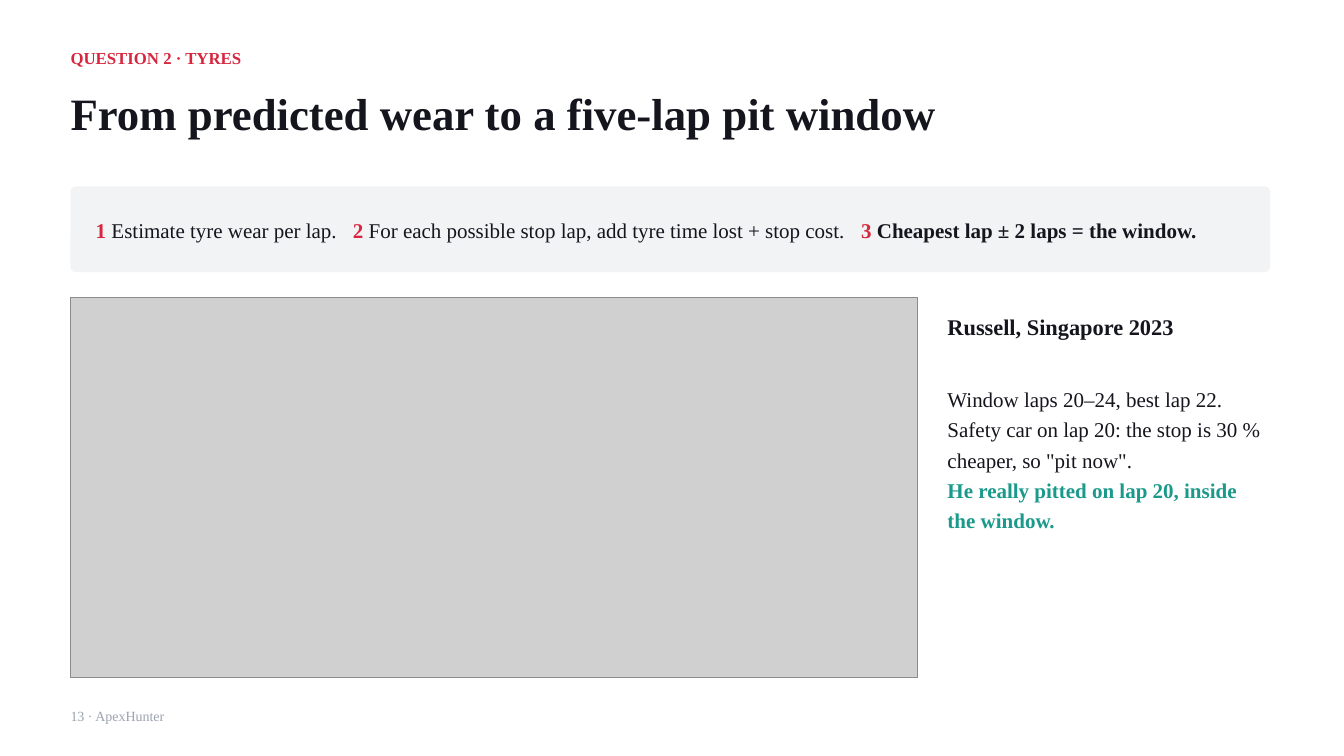
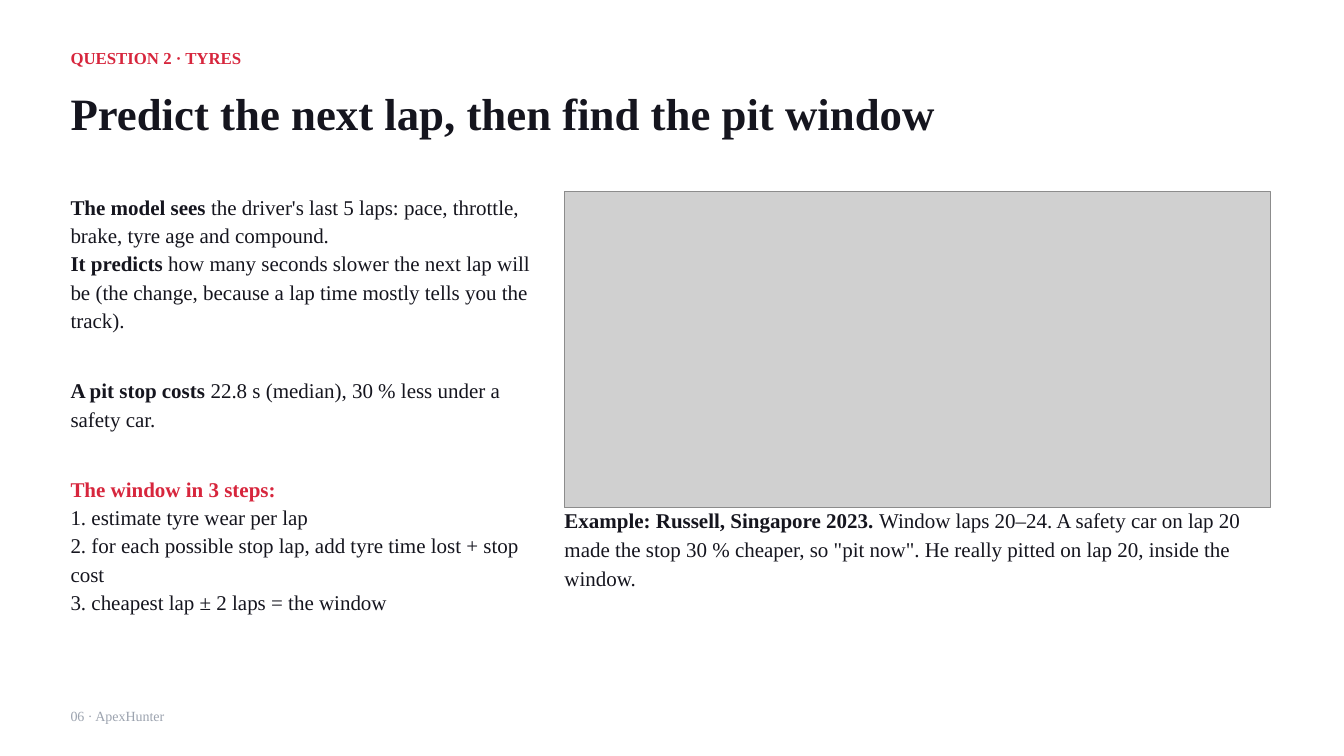
Before and after one commit to ParinShah2312/ApexHunter, a slide deck: slide 6 of docs/submission/ApexHunter_Presentation.pptx (slide 13 before the commit). Drawn at 1344x756 pixels with LibreOffice and Linux fonts; fonts in the diff are those of the drawing; grey boxes stand for pictures. Boxes give left, top, right and bottom in pixels: in the first picture for what was removed or moved away, otherwise in the second. Text is boxed around its words. In the diff, an @@ line names an element or a change of style, - is before the commit and + after.

```diff
--- a/docs/submission/ApexHunter_Presentation.pptx
+++ b/docs/submission/ApexHunter_Presentation.pptx
@@ text at (71,98,934,140): text changed @@
-From predicted wear to a five-lap pit window
+Predict the next lap, then find the pit window
@@ rounded rectangle removed at (71,187,1270,272) @@
@@ text added at (71,200,530,615), 15 pt, text #15151E @@
+The model sees the driver's last 5 laps: pace, throttle, brake, tyre age and compound.
+It predicts how many seconds slower the next lap will be (the change, because a lap time mostly tells you the track).
+A pit stop costs 22.8 s (median), 30 % less under a safety car.
+The window in 3 steps:
+1. estimate tyre wear per lap
+2. for each possible stop lap, add tyre time lost + stop cost
+3. cheapest lap ± 2 laps = the window
@@ picture: place and size @@
-picture at (71,297,918,678)
+picture at (565,192,1270,508)
@@ text removed at (96,223,1196,243) @@
-1 Estimate tyre wear per lap. 2 For each possible stop lap, add tyre time lost + stop cost. 3 Cheapest lap ± 2 laps = the window.
@@ text at (564,513,1240,587): text changed @@
-Russell, Singapore 2023
-Window laps 20–24, best lap 22.
-Safety car on lap 20: the stop is 30 % cheaper, so "pit now".
-He really pitted on lap 20, inside the window.
+Example: Russell, Singapore 2023. Window laps 20–24. A safety car on lap 20 made the stop 30 % cheaper, so "pit now". He really pitted on lap 20, inside the window.
@@ text at (71,712,164,724): text changed @@
-13 · ApexHunter
+06 · ApexHunter
```
Also in this commit, not shown: 9 other slides changed, 2 slides added, 14 slides removed, 2 other files.
